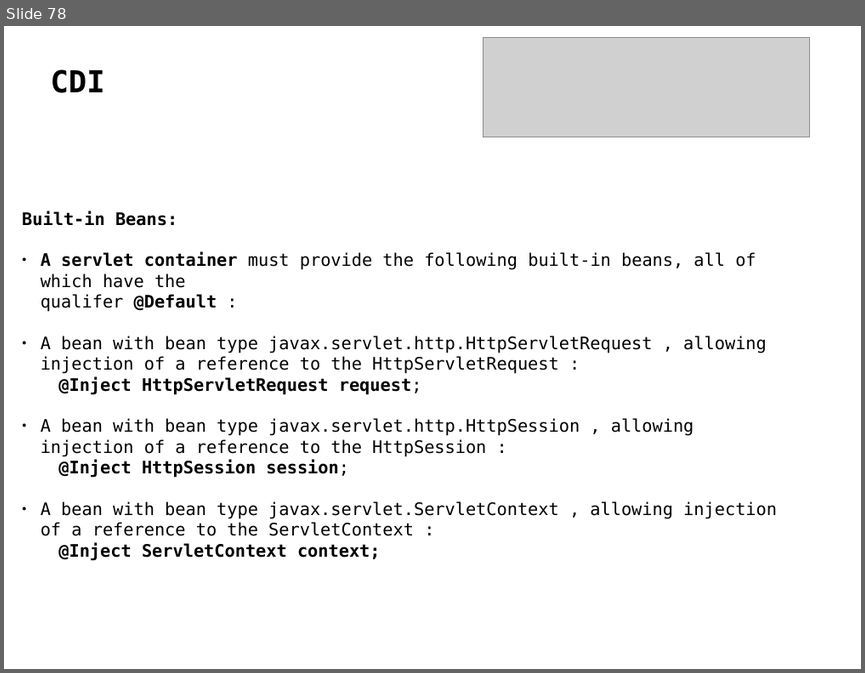
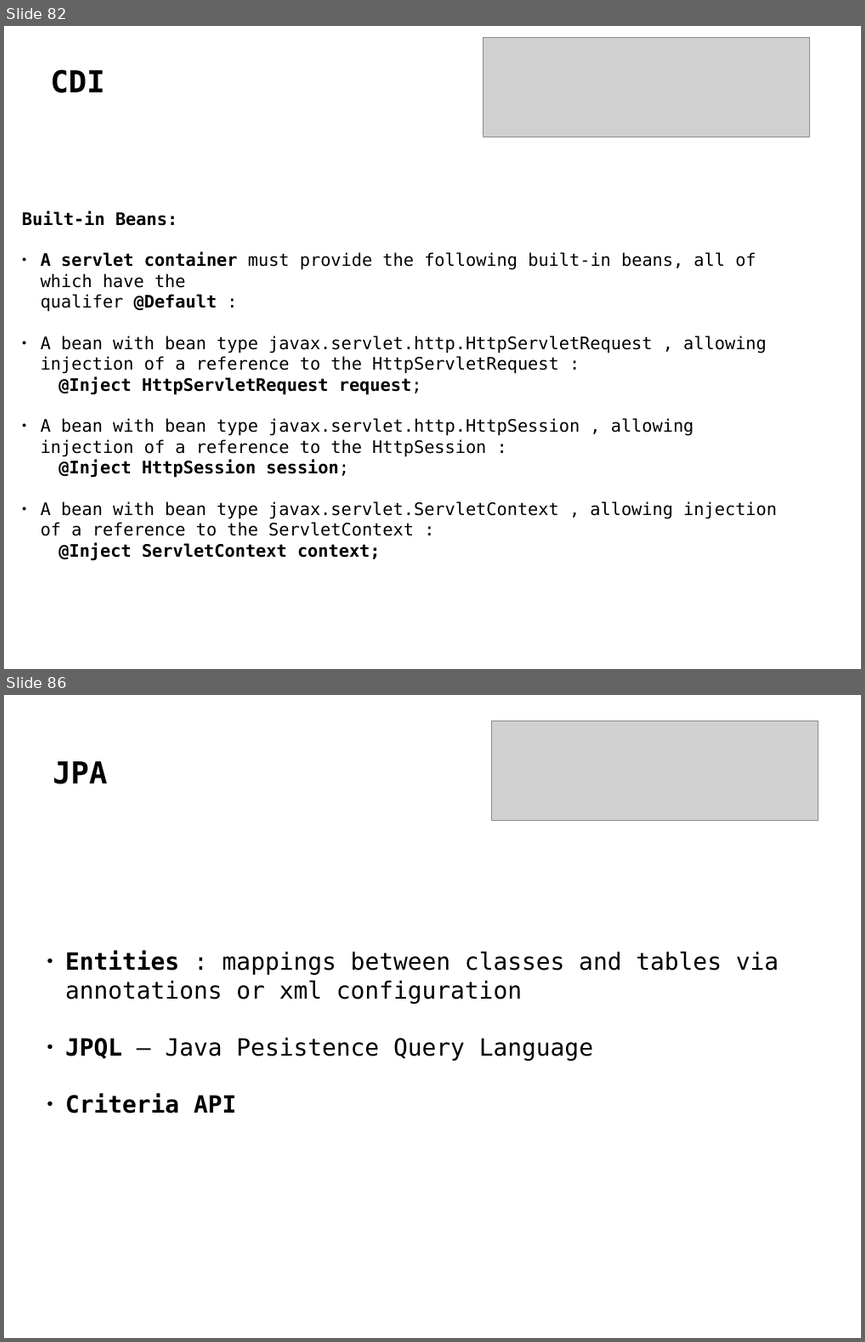
Before and after one commit to delia-popescu/javaee-demo, a slide deck: javaee7.odp. Shown one above the other, each under a label of ours: slide 78 before the commit, slides 82 and 86 after it; the slides between them are not shown. The pictures are 865x673 and 865x1342 pixels, drawn with LibreOffice and Linux fonts; fonts in the diff are those of the drawing; grey boxes stand for pictures. Boxes give left, top, right and bottom in pixels: in the first picture for what was removed or moved away, otherwise in the second. Text is boxed around its words. In the diff, an @@ line names an element or a change of style, - is before the commit and + after.

```diff
--- a/javaee7.odp
+++ b/javaee7.odp
@@ slide 86 added at (x1=4, y1=695, x2=861, y2=1338), background #FFFFFF @@
@@ picture added at (x1=492, y1=721, x2=818, y2=820) @@
@@ title added at (x1=52, y1=761, x2=107, y2=784), 28 pt, text #000000, bold @@
+JPA
@@ text added at (x1=65, y1=951, x2=778, y2=1113), 22 pt, text #000000 @@
+● Entities : mappings between classes and tables via annotations or xml configuration
+● JPQL – Java Pesistence Query Language
+● Criteria API
@@ what was slide 78 is now slide 82 @@
```
Also in this commit, not shown: 31 other slides added, 26 slides removed, 43 other files.
